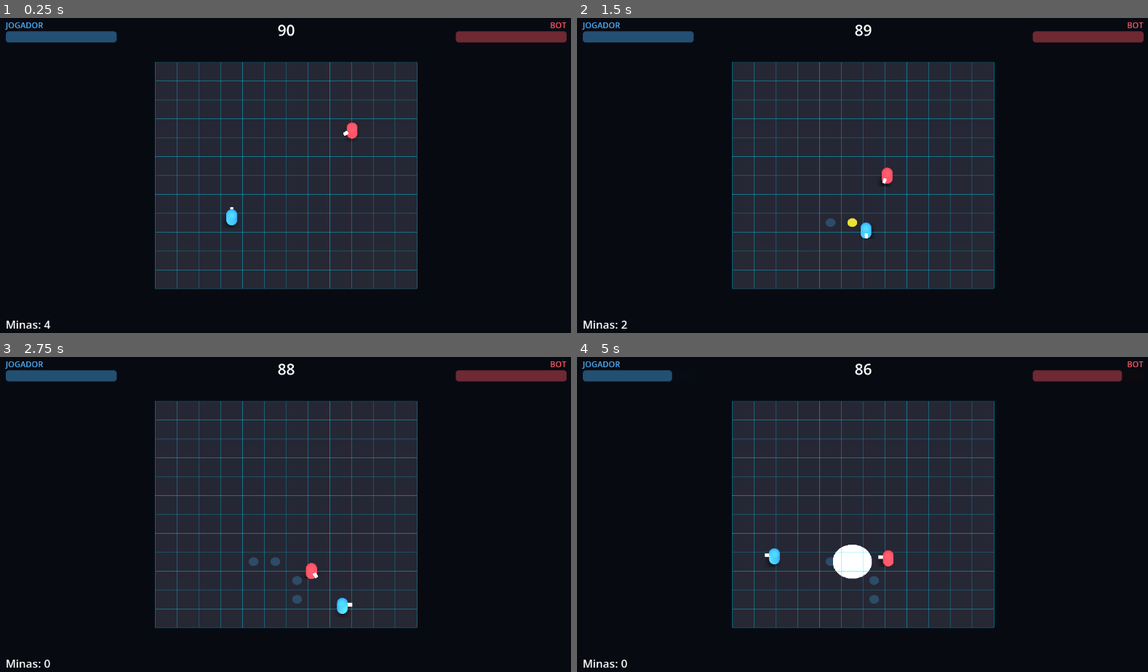
Above: before the commit, frames 1-4 (two rows, left to right).
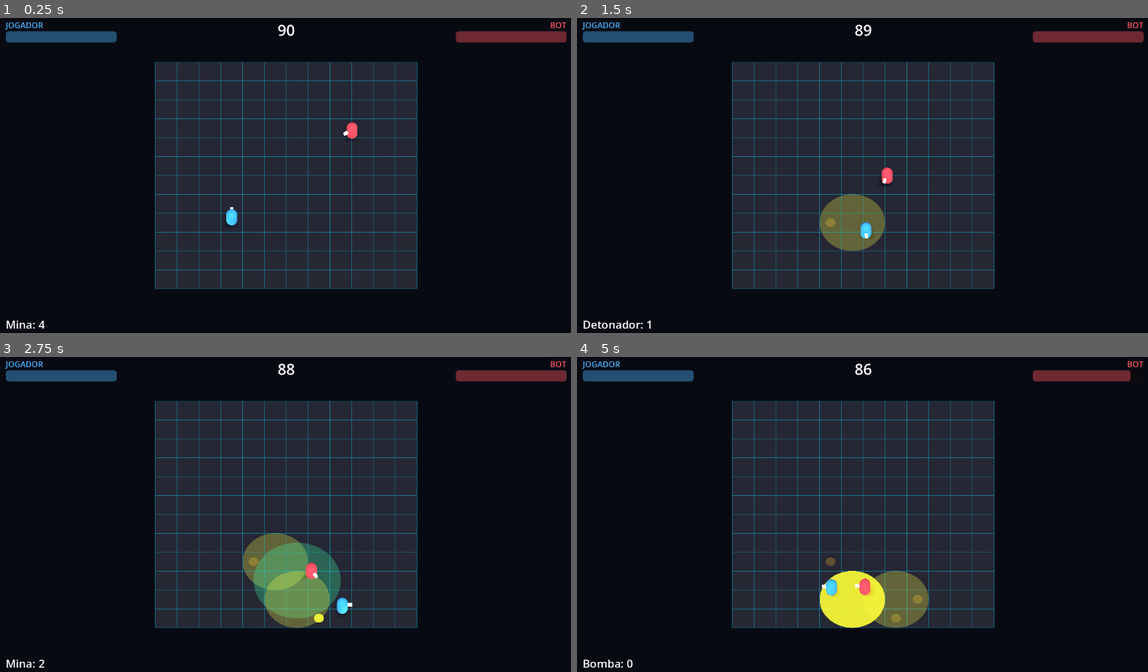
Above: after the commit, the same moments.

Repository: Philipe91/GamePh
Game: Godot game, scene res://scenes/arena/arena.tscn
Same seed, same stepped clock (60 frames per second), same inputs: the game is played once before the commit and once after it.
Inputs:
- Up to frame 1 (0.25 s): no input
- Up to frame 2 (1.5 s): hold D 0.53-1.28 s; hold F 0.53-1.28 s; tap Space at 0.77, 1.07 s; tap E at 0.8, 1.35 s; hold S from 1.28 s (still down)
- Up to frame 3 (2.75 s): tap Space at 1.52, 1.82, 2.3 s; tap Q at 1.55 s; release S at 2.03 s; hold D from 2.03 s (still down); hold Q from 2.03 s (still down)
- Up to frame 4 (5 s): release D at 2.78 s; release Q at 2.78 s; hold W 2.78-3.53 s; tap Space at 2.85, 3.02, 3.32, 3.77, 4.07, 4.52, 4.82 s; tap F at 3.05 s; hold F 3.53-4.28 s; hold A from 3.53 s (still down); tap E at 3.8, 4.35 s; tap Q at 4.55 s

The runs differ from the first frame. In frame 1, less than 0.1% of the frame differs, in the area x 5-9%, y 96-99%; in frame 2, 1.7%; in frame 3, 3.7%; in frame 4, 4.0%, in the area x 1-97%, y 4-99%.

Commit message:
Fase 3 bloco 1: arquitetura de armadilhas (.tres) + Bomba e Detonador (combo)
- StatsArmadilha (Resource): stats por .tres, balanceia sem codigo
- armadilha.gd generica: le o Resource e ramifica por tipo; mina/bomba/detonador
- Combo: mina e detonador acionam as Bombas do mesmo dono no raio (GDD)
- player.gd: inventario por TIPO, selecao (Q/E provisorio), plantar(tipo),
  botao de detonar (F/B); sinais inventario_mudou/selecao_mudou
- HUD mostra a armadilha selecionada e a contagem
- Mina antiga (cena/script dedicados) migrada pra base generica
- Decisoes da Fase 3 gravadas no GDD (menu radial, bot planta)
- Teste headless cobre combo bomba+detonador (13/13 passam)

Co-Authored-By: Claude Opus 4.8 (1M context) <noreply@anthropic.com>

Diff:
--- /dev/null
+++ b/resources/armadilhas/bomba.tres
@@ -0,0 +1,16 @@
+[gd_resource type="Resource" script_class="StatsArmadilha" load_steps=2 format=3]
+
+[ext_resource type="Script" path="res://scripts/stats_armadilha.gd" id="1"]
+
+[resource]
+script = ExtResource("1")
+tipo = "bomba"
+nome = "Bomba"
+cor = Color(1, 0.85, 0.2, 1)
+inventario_inicial = 4
+tempo_arma = 0.4
+tempo_retorno = 6.0
+raio_detector = 0.0
+raio_efeito = 3.0
+dano = 35.0
+knockback = 6.0
--- /dev/null
+++ b/resources/armadilhas/detonador.tres
@@ -0,0 +1,16 @@
+[gd_resource type="Resource" script_class="StatsArmadilha" load_steps=2 format=3]
+
+[ext_resource type="Script" path="res://scripts/stats_armadilha.gd" id="1"]
+
+[resource]
+script = ExtResource("1")
+tipo = "detonador"
+nome = "Detonador"
+cor = Color(0.2, 1, 0.5, 1)
+inventario_inicial = 1
+tempo_arma = 0.3
+tempo_retorno = 6.0
+raio_detector = 0.0
+raio_efeito = 4.0
+dano = 12.0
+knockback = 2.0
--- /dev/null
+++ b/resources/armadilhas/mina.tres
@@ -0,0 +1,16 @@
+[gd_resource type="Resource" script_class="StatsArmadilha" load_steps=2 format=3]
+
+[ext_resource type="Script" path="res://scripts/stats_armadilha.gd" id="1"]
+
+[resource]
+script = ExtResource("1")
+tipo = "mina"
+nome = "Mina"
+cor = Color(1, 0.55, 0.1, 1)
+inventario_inicial = 4
+tempo_arma = 0.5
+tempo_retorno = 6.0
+raio_detector = 0.7
+raio_efeito = 2.2
+dano = 20.0
+knockback = 3.5
--- a/scenes/arena/arena.gd
+++ b/scenes/arena/arena.gd
@@ -84,10 +84,10 @@
 	var falhas := 0
 
 	var coord := GridManager.world_to_grid(player.global_position)
-	falhas += _checar("plantar() retorna true", player.plantar())
+	falhas += _checar("plantar() retorna true", player.plantar("mina"))
 	falhas += _checar("tile fica ocupado", GridManager.tem_armadilha(coord))
-	falhas += _checar("inventario cai pra 3", player.minas_disponiveis == 3)
-	falhas += _checar("nao planta 2x no mesmo tile", not player.plantar())
+	falhas += _checar("inventario mina cai pra 3", int(player.inventario["mina"]) == 3)
+	falhas += _checar("nao planta 2x no mesmo tile", not player.plantar("mina"))
 
 	# Tira o player de cima da mina pra ela ficar livre pro bot pisar.
 	player.set_physics_process(false)
@@ -112,6 +112,24 @@
 		await get_tree().physics_frame
 	falhas += _checar("bot tomou dano ao pisar", bot.healer < vida_bot_antes)
 	falhas += _checar("tile liberado apos explodir", not GridManager.tem_armadilha(coord))
+
+	# Fase 3 bloco 1: combo Bomba + Detonador.
+	# Planta uma bomba e um detonador em tiles vizinhos; o detonador aciona a bomba.
+	var coord_b := Vector2i(2, 2)
+	var coord_d := Vector2i(3, 2)
+	player.global_position = GridManager.grid_to_world(coord_b)
+	falhas += _checar("planta bomba", player.plantar("bomba"))
+	player.global_position = GridManager.grid_to_world(coord_d)
+	falhas += _checar("planta detonador", player.plantar("detonador"))
+	await get_tree().create_timer(0.6).timeout  # arma bomba (0,4s) e detonador (0,3s)
+	# Bot no tile da bomba pra confirmar o dano em área do combo.
+	bot.global_position = GridManager.grid_to_world(coord_b)
+	var vida_bot_combo: float = bot.healer
+	player.acionar_detonadores()
+	await get_tree().physics_frame
+	await get_tree().physics_frame
+	falhas += _checar("combo: bomba explode pelo detonador", not GridManager.tem_armadilha(coord_b))
+	falhas += _checar("combo: bot toma dano em area", bot.healer < vida_bot_combo)
 
 	# Bloco 5: regras de vitória.
 	GameManager.iniciar_partida([player, bot])
--- a/scenes/characters/player.gd
+++ b/scenes/characters/player.gd
@@ -1,28 +1,44 @@
 extends "res://scenes/characters/combatente.gd"
-## Player — personagem jogável do vertical slice.
+## Player — personagem jogável.
 ##
-## Herda de Combatente (Healer, dano, knockback, grupo). Aqui fica só o que é do
-## jogador: movimento LIVRE no plano XZ (WASD + analógico esquerdo) e o plantio de
-## Minas (inventário de 4, com recarga em 6s após explodir — GDD seção 6 / bloco 3).
+## Herda de Combatente (Healer, dano, knockback, grupo). Aqui fica o movimento LIVRE
+## (WASD + analógico) e o sistema de armadilhas: inventário por TIPO, seleção da ativa
+## e plantio com snap no tile (GDD seção 6). A seleção por menu radial entra no bloco 3;
+## por ora troca-se com Q/E (teclado) só pra testar os tipos.
 
-## Emitido quando o inventário de minas muda (pra HUD ouvir no bloco 5).
-signal minas_mudou(atual: int, maximo: int)
+## Inventário de um tipo mudou (pra HUD).
+signal inventario_mudou(tipo: String, atual: int, maximo: int)
+## Armadilha selecionada mudou (pra HUD).
+signal selecao_mudou(tipo: String)
 
-const VELOCIDADE: float = 7.0       # unidades/seg (3.5 tiles/seg com tile de 2u)
-const ZONA_MORTA: float = 0.2       # deadzone do analógico
-const MINAS_MAX: int = 4
-const TEMPO_RETORNO_MINA: float = 6.0
-const CENA_MINA := preload("res://scenes/traps/mina.tscn")
+const VELOCIDADE: float = 7.0
+const ZONA_MORTA: float = 0.2
 
-var minas_disponiveis: int = MINAS_MAX
+const CENA_ARMADILHA := preload("res://scenes/traps/armadilha.tscn")
+## Stats (.tres) de cada tipo disponível. Cresce nos próximos blocos da Fase 3.
+const STATS := {
+	"mina": preload("res://resources/armadilhas/mina.tres"),
+	"bomba": preload("res://resources/armadilhas/bomba.tres"),
+	"detonador": preload("res://resources/armadilhas/detonador.tres"),
+}
+## Ordem de ciclo da seleção.
+const ORDEM: Array[String] = ["mina", "bomba", "detonador"]
 
-var _plantar_antes: bool = false    # borda do botão de plantar (dispara 1x por toque)
+var inventario: Dictionary = {}      # tipo -> quantidade disponível
+var selecao: String = "mina"
+
+var _plantar_antes: bool = false
+var _detonar_antes: bool = false
+var _ciclo_antes: int = 0            # borda de Q/E (-1 prev, +1 next)
 
 
 func _ready() -> void:
 	super._ready()
-	minas_disponiveis = MINAS_MAX
-	minas_mudou.emit(minas_disponiveis, MINAS_MAX)
+	for tipo in ORDEM:
+		inventario[tipo] = STATS[tipo].inventario_inicial
+		inventario_mudou.emit(tipo, inventario[tipo], STATS[tipo].inventario_inicial)
+	selecao = "mina"
+	selecao_mudou.emit(selecao)
 
 
 func _physics_process(_delta: float) -> void:
@@ -31,16 +47,13 @@
 	velocity.z = dir.y * VELOCIDADE
 	velocity.y = 0.0
 	move_and_slide()
-	position.y = ALTURA_PISO  # trava no plano do chão (movimento top-down)
-	# Vira pra direção do movimento (frente = -Z). Útil p/ mira e Painel de Força depois.
+	position.y = ALTURA_PISO
 	if dir.length() > 0.01:
 		var alvo := atan2(-velocity.x, -velocity.z)
 		rotation.y = lerp_angle(rotation.y, alvo, 0.25)
-	_ler_plantar()
+	_ler_acoes()
 
 
-## Lê WASD + analógico esquerdo (1º gamepad). Retorna Vector2 (x=lateral, y=frente/trás),
-## com magnitude no máximo 1. y negativo = "pra cima na tela" (-Z no mundo).
 func _obter_direcao() -> Vector2:
 	var dir := Vector2.ZERO
 	if Input.is_physical_key_pressed(KEY_D):
@@ -60,37 +73,72 @@
 	return dir.limit_length(1.0)
 
 
-## Botão de plantar (Espaço no teclado, A/cross no gamepad), com detecção de borda.
-func _ler_plantar() -> void:
-	var pressionado := Input.is_physical_key_pressed(KEY_SPACE) \
+## Lê plantar (Espaço/A), detonar (F/B) e ciclar seleção (Q/E), todos por borda.
+func _ler_acoes() -> void:
+	var plantar_p := Input.is_physical_key_pressed(KEY_SPACE) \
 		or Input.is_joy_button_pressed(0, JOY_BUTTON_A)
-	if pressionado and not _plantar_antes:
+	if plantar_p and not _plantar_antes:
 		plantar()
-	_plantar_antes = pressionado
+	_plantar_antes = plantar_p
+
+	var detonar_p := Input.is_physical_key_pressed(KEY_F) \
+		or Input.is_joy_button_pressed(0, JOY_BUTTON_B)
+	if detonar_p and not _detonar_antes:
+		acionar_detonadores()
+	_detonar_antes = detonar_p
+
+	var ciclo := 0
+	if Input.is_physical_key_pressed(KEY_E):
+		ciclo = 1
+	elif Input.is_physical_key_pressed(KEY_Q):
+		ciclo = -1
+	if ciclo != 0 and _ciclo_antes == 0:
+		trocar_selecao(ciclo)
+	_ciclo_antes = ciclo
 
 
-## Tenta plantar uma Mina no tile atual do player. Faz o snap pelo GridManager.
-## Retorna true se plantou. Público pra entrada e pros testes automatizados.
-func plantar() -> bool:
-	if minas_disponiveis <= 0:
+## Troca a armadilha selecionada (passo +1/-1 na ORDEM).
+func trocar_selecao(passo: int) -> void:
+	var i := ORDEM.find(selecao)
+	i = (i + passo + ORDEM.size()) % ORDEM.size()
+	selecao = ORDEM[i]
+	selecao_mudou.emit(selecao)
+
+
+## Planta a armadilha do tipo dado (ou a selecionada). Faz snap no tile. Retorna true.
+func plantar(tipo: String = "") -> bool:
+	if tipo == "":
+		tipo = selecao
+	if int(inventario.get(tipo, 0)) <= 0:
 		return false
 	var coord := GridManager.world_to_grid(global_position)
 	if not GridManager.pode_plantar(coord):
-		return false  # fora do grid ou tile já ocupado
-	var mina := CENA_MINA.instantiate()
-	mina.dono_id = id_jogador
-	mina.coord_grid = coord
-	get_parent().add_child(mina)                      # vai pra arena, não fica preso ao player
-	mina.global_position = GridManager.grid_to_world(coord)  # snap no centro do tile
-	GridManager.registrar_armadilha(coord, id_jogador, "mina", mina)
-	mina.consumida.connect(_ao_mina_consumida)
-	minas_disponiveis -= 1
-	minas_mudou.emit(minas_disponiveis, MINAS_MAX)
+		return false
+	var a := CENA_ARMADILHA.instantiate()
+	a.stats = STATS[tipo]
+	a.dono_id = id_jogador
+	a.coord_grid = coord
+	a.direcao_plantio = -global_transform.basis.z  # frente atual (pro Painel)
+	get_parent().add_child(a)
+	a.global_position = GridManager.grid_to_world(coord)
+	GridManager.registrar_armadilha(coord, id_jogador, tipo, a)
+	a.consumida.connect(_ao_armadilha_consumida.bind(tipo))
+	inventario[tipo] = int(inventario[tipo]) - 1
+	inventario_mudou.emit(tipo, inventario[tipo], STATS[tipo].inventario_inicial)
 	return true
 
 
-## Quando uma mina explode, ela volta ao inventário após TEMPO_RETORNO_MINA (GDD).
-func _ao_mina_consumida() -> void:
-	await get_tree().create_timer(TEMPO_RETORNO_MINA).timeout
-	minas_disponiveis = mini(minas_disponiveis + 1, MINAS_MAX)
-	minas_mudou.emit(minas_disponiveis, MINAS_MAX)
+## Aciona todos os Detonadores armados deste jogador (botão de detonar).
+func acionar_detonadores() -> void:
+	for a in get_tree().get_nodes_in_group("armadilhas"):
+		if not is_instance_valid(a):
+			continue
+		if a.dono_id == id_jogador and a.stats.tipo == "detonador" and a.has_method("acionar"):
+			a.acionar()
+
+
+## Recarrega 1 unidade do tipo após o tempo de retorno (GDD).
+func _ao_armadilha_consumida(tipo: String) -> void:
+	await get_tree().create_timer(STATS[tipo].tempo_retorno).timeout
+	inventario[tipo] = mini(int(inventario[tipo]) + 1, int(STATS[tipo].inventario_inicial))
+	inventario_mudou.emit(tipo, inventario[tipo], STATS[tipo].inventario_inicial)
--- /dev/null
+++ b/scenes/traps/armadilha.gd
@@ -0,0 +1,133 @@
+extends Area3D
+## Armadilha — base genérica das 6 armadilhas (GDD seção 6). Configurada por um
+## StatsArmadilha (.tres); ramifica o comportamento por `stats.tipo`.
+##
+## Bloco 1 (Fase 3) implementa os tipos explosivos: mina, bomba, detonador + combo.
+## cova/painel/gas entram no bloco 2.
+##
+## Acoplamento solto: NÃO referencia Player/Bot. Detecta corpos pela Area3D e age via
+## has_method; acha alvos/combos pelos grupos "combatentes" e "armadilhas".
+
+const StatsArmadilha := preload("res://scripts/stats_armadilha.gd")
+
+## Avisa o dono que a armadilha saiu de jogo (recarrega o inventário do tipo).
+signal consumida
+
+enum Estado { ARMANDO, ARMADA, EXPLODIDA }
+
+@export var stats: StatsArmadilha
+@export var dono_id: int = 1
+
+## Tile onde foi plantada (pra liberar a ocupação ao sair).
+var coord_grid: Vector2i = Vector2i.ZERO
+## Direção que o dono olhava ao plantar (usada pelo Painel de Força — bloco 2).
+var direcao_plantio: Vector3 = Vector3.FORWARD
+## Gatilho cancelado por Caution Mode/desarme (bloco 4).
+var desarmada: bool = false
+
+var _estado: int = Estado.ARMANDO
+@onready var detector: CollisionShape3D = $Detector
+@onready var marca: MeshInstance3D = $Marca
+
+
+func _ready() -> void:
+	add_to_group("armadilhas")
+	position.y = 0.1
+	_preparar_visual_e_forma()
+	body_entered.connect(_ao_corpo_entrar)
+	_pintar(Color(1.0, 0.55, 0.1, 0.9), 0.9)  # armando: aviso laranja
+	await get_tree().create_timer(stats.tempo_arma).timeout
+	if _estado != Estado.ARMANDO:
+		return
+	_estado = Estado.ARMADA
+	_ao_armar()
+
+
+## Ajusta o raio do gatilho e o tamanho/cor do marcador a partir do Resource.
+func _preparar_visual_e_forma() -> void:
+	var forma: CylinderShape3D = detector.shape.duplicate()
+	forma.radius = maxf(stats.raio_detector, 0.05)  # 0 = não dispara por pisar
+	detector.shape = forma
+	marca.material_override = marca.material_override.duplicate()
+	# Nas armadilhas de área (sem gatilho de pisar), o disco mostra o footprint.
+	var r := stats.raio_efeito if stats.raio_detector <= 0.05 else 0.45
+	var escala := maxf(r, 0.45) / 0.45
+	marca.scale = Vector3(escala, 1.0, escala)
+
+
+func _ao_armar() -> void:
+	# Armada: discreta na cor do tipo (quase invisível pro inimigo — GDD).
+	var c := stats.cor
+	_pintar(Color(c.r, c.g, c.b, 0.28), 0.25)
+
+
+func _ao_corpo_entrar(corpo: Node) -> void:
+	if _estado != Estado.ARMADA or desarmada:
+		return
+	if not corpo.has_method("receber_dano"):
+		return
+	if int(corpo.get("id_jogador")) == dono_id:
+		return  # o dono não dispara a própria armadilha ao pisar
+	match stats.tipo:
+		"mina":
+			_detonar()
+		# bomba/detonador não disparam por pisar; cova/painel/gas: bloco 2.
+
+
+## Acionada externamente pelo combo (mina/detonador do MESMO dono no raio — GDD).
+func detonar_externamente() -> void:
+	if _estado != Estado.ARMADA or desarmada:
+		return
+	_detonar()
+
+
+## Acionada pelo dono ao apertar o botão de detonar (Detonador — GDD).
+func acionar() -> void:
+	if _estado != Estado.ARMADA or desarmada:
+		return
+	_detonar()
+
+
+func _detonar() -> void:
+	_estado = Estado.EXPLODIDA
+	GridManager.remover_armadilha(coord_grid)
+	consumida.emit()
+	# Combo: mina e detonador acionam as BOMBAS do mesmo dono dentro do raio (GDD).
+	if stats.tipo == "mina" or stats.tipo == "detonador":
+		_acionar_bombas_no_raio()
+	# Dano + knockback em todos os combatentes no raio (inclui o dono — GDD).
+	for c in get_tree().get_nodes_in_group("combatentes"):
+		if not is_instance_valid(c):
+			continue
+		if global_position.distance_to(c.global_position) > stats.raio_efeito:
+			continue
+		if c.has_method("receber_dano"):
+			c.receber_dano(stats.dano)
+		if stats.knockback > 0.0 and c.has_method("aplicar_empurrao"):
+			c.aplicar_empurrao(c.global_position - global_position, stats.knockback)
+	_mostrar_explosao()
+
+
+func _acionar_bombas_no_raio() -> void:
+	for a in get_tree().get_nodes_in_group("armadilhas"):
+		if a == self or not is_instance_valid(a):
+			continue
+		if a.dono_id != dono_id or a.stats.tipo != "bomba":
+			continue
+		if global_position.distance_to(a.global_position) <= stats.raio_efeito:
+			a.detonar_externamente()
+
+
+func _mostrar_explosao() -> void:
+	_pintar(Color(1.0, 0.9, 0.4, 1.0), 3.0)
+	var e := maxf(stats.raio_efeito, 0.6) / 0.45
+	marca.scale = Vector3(e, 1.0, e)
+	await get_tree().create_timer(0.35).timeout
+	queue_free()
+
+
+func _pintar(cor: Color, energia: float) -> void:
+	var mat: StandardMaterial3D = marca.material_override
+	mat.albedo_color = cor
+	mat.emission = Color(cor.r, cor.g, cor.b)
+	mat.emission_energy_multiplier = energia
--- a/scenes/traps/mina.tscn
+++ b/scenes/traps/armadilha.tscn
@@ -1,6 +1,6 @@
-[gd_scene load_steps=5 format=3 uid="uid://b1mina0vault01"]
+[gd_scene load_steps=5 format=3 uid="uid://barmadilha0v01"]
 
-[ext_resource type="Script" path="res://scenes/traps/mina.gd" id="1"]
+[ext_resource type="Script" path="res://scenes/traps/armadilha.gd" id="1"]
 
 [sub_resource type="CylinderShape3D" id="Shape_det"]
 radius = 0.7
@@ -18,7 +18,7 @@
 emission = Color(1, 0.45, 0.1, 1)
 emission_energy_multiplier = 0.8
 
-[node name="Mina" type="Area3D"]
+[node name="Armadilha" type="Area3D"]
 collision_layer = 0
 collision_mask = 1
 script = ExtResource("1")
--- a/scenes/traps/mina.gd
+++ /dev/null
@@ -1,88 +0,0 @@
-extends Area3D
-## Mina — a única armadilha do vertical slice (GDD seção 6).
-##
-## Comportamento (CLAUDE.md bloco 3):
-##  - Plantada pelo dono no centro do tile (o snap é feito por quem planta).
-##  - Arma após 0,5s; antes disso é inerte e fica visível só como aviso.
-##  - Quando um inimigo (id diferente do dono) entra no tile, explode:
-##    dano + knockback em todos os combatentes no raio (inclui o dono — GDD).
-##  - Acoplamento solto: NÃO referencia o Player. Detecta corpos pela Area3D e
-##    chama receber_dano/aplicar_empurrao via has_method; acha alvos do raio pelo
-##    grupo "combatentes".
-##
-## Obs. de design: o GDD lista só "dano" pra Mina, mas o CLAUDE.md do slice pede
-## dano + knockback pra dar feel. Seguimos o CLAUDE.md (spec explícita da tarefa).
-
-## Avisa o dono que a mina saiu de jogo (pra recarregar o inventário em 6s).
-signal consumida
-
-const TEMPO_ARMA: float = 0.5       # atraso até armar (inerte antes disso)
-const DANO: float = 20.0
-const RAIO_EXPLOSAO: float = 2.2    # alcance estreito (GDD)
-const FORCA_KNOCKBACK: float = 3.5
-const ALTURA: float = 0.1
-
-enum Estado { ARMANDO, ARMADA, EXPLODIDA }
-
-## Time dono da mina (não dispara nas próprias pernas).
-@export var dono_id: int = 1
-## Tile onde foi plantada (pra liberar a ocupação no GridManager ao explodir).
-var coord_grid: Vector2i = Vector2i.ZERO
-
-var _estado: Estado = Estado.ARMANDO
-@onready var marca: MeshInstance3D = $Marca
-
-
-func _ready() -> void:
-	position.y = ALTURA
-	# Material próprio por instância (não compartilhar a cor entre minas).
-	marca.material_override = marca.material_override.duplicate()
-	_pintar(Color(1.0, 0.55, 0.1, 0.9), 0.8)  # armando: laranja visível (aviso)
-	body_entered.connect(_ao_corpo_entrar)
-	await get_tree().create_timer(TEMPO_ARMA).timeout
-	if _estado == Estado.ARMANDO:
-		_estado = Estado.ARMADA
-		# Armada: discreta, quase invisível pro inimigo (GDD).
-		_pintar(Color(0.2, 0.6, 1.0, 0.25), 0.2)
-
-
-func _ao_corpo_entrar(corpo: Node) -> void:
-	if _estado != Estado.ARMADA:
-		return
-	if not corpo.has_method("receber_dano"):
-		return
-	if corpo.get("id_jogador") == dono_id:
-		return  # o dono não dispara a própria mina
-	_detonar()
-
-
-func _detonar() -> void:
-	_estado = Estado.EXPLODIDA
-	GridManager.remover_armadilha(coord_grid)
-	consumida.emit()
-	# Dano + knockback em todos os combatentes dentro do raio (inclui o dono — GDD).
-	for c in get_tree().get_nodes_in_group("combatentes"):
-		if not is_instance_valid(c):
-			continue
-		if global_position.distance_to(c.global_position) > RAIO_EXPLOSAO:
-			continue
-		if c.has_method("receber_dano"):
-			c.receber_dano(DANO)
-		if c.has_method("aplicar_empurrao"):
-			c.aplicar_empurrao(c.global_position - global_position, FORCA_KNOCKBACK)
-	_mostrar_explosao()
-
-
-## Flash visual simples da explosão e some.
-func _mostrar_explosao() -> void:
-	_pintar(Color(1.0, 0.9, 0.4, 1.0), 3.0)
-	marca.scale = Vector3(4.0, 1.0, 4.0)
-	await get_tree().create_timer(0.35).timeout
-	queue_free()
-
-
-func _pintar(cor: Color, energia: float) -> void:
-	var mat: StandardMaterial3D = marca.material_override
-	mat.albedo_color = cor
-	mat.emission = Color(cor.r, cor.g, cor.b)
-	mat.emission_energy_multiplier = energia
--- a/scenes/ui/hud.gd
+++ b/scenes/ui/hud.gd
@@ -10,6 +10,8 @@
 @onready var lbl_minas: Label = $MinasLabel
 @onready var lbl_fim: Label = $FimLabel
 
+var _jogador: Node = null
+
 
 func _ready() -> void:
 	lbl_fim.visible = false
@@ -17,14 +19,35 @@
 	GameManager.partida_acabou.connect(_ao_partida_acabar)
 
 
-## Liga as barras aos Healers e o contador às minas do jogador.
+## Liga as barras aos Healers e o contador à armadilha selecionada do jogador.
 func configurar(p1: Node, p2: Node) -> void:
+	_jogador = p1
 	p1.healer_mudou.connect(func(atual: float, _maximo: float): barra_p1.value = atual)
 	p2.healer_mudou.connect(func(atual: float, _maximo: float): barra_p2.value = atual)
-	p1.minas_mudou.connect(func(atual: int, _maximo: int): lbl_minas.text = "Minas: %d" % atual)
+	p1.inventario_mudou.connect(_ao_inventario_mudar)
+	p1.selecao_mudou.connect(_ao_selecao_mudar)
 	barra_p1.value = p1.healer
 	barra_p2.value = p2.healer
-	lbl_minas.text = "Minas: %d" % p1.minas_disponiveis
+	_atualizar_label_armadilha()
+
+
+## Mostra "Nome: quantidade" da armadilha selecionada (rodapé esquerdo).
+func _atualizar_label_armadilha() -> void:
+	if _jogador == null:
+		return
+	var sel: String = _jogador.selecao
+	var qtd: int = int(_jogador.inventario.get(sel, 0))
+	var nome: String = _jogador.STATS[sel].nome
+	lbl_minas.text = "%s: %d" % [nome, qtd]
+
+
+func _ao_inventario_mudar(tipo: String, _atual: int, _maximo: int) -> void:
+	if _jogador != null and tipo == _jogador.selecao:
+		_atualizar_label_armadilha()
+
+
+func _ao_selecao_mudar(_tipo: String) -> void:
+	_atualizar_label_armadilha()
 
 
 func _ao_tempo_mudar(restante: float) -> void:
--- /dev/null
+++ b/scripts/stats_armadilha.gd
@@ -0,0 +1,41 @@
+extends Resource
+## StatsArmadilha — parâmetros de uma armadilha (GDD seção 6.4).
+##
+## Cada armadilha é um .tres com estes campos. A cena genérica `armadilha.tscn`
+## lê o Resource e ramifica o comportamento por `tipo`. Assim dá pra balancear sem
+## mexer em código (CLAUDE.md regra 4). Campos específicos ficam zerados quando não
+## se aplicam ao tipo.
+class_name StatsArmadilha
+
+## Tipo: "mina" | "bomba" | "detonador" | "gas" | "cova" | "painel".
+@export var tipo: String = "mina"
+@export var nome: String = "Mina"
+## Cor do marcador/aviso (e da fatia no menu radial).
+@export var cor: Color = Color(1.0, 0.55, 0.1)
+## Quantas começam no inventário do dono.
+@export var inventario_inicial: int = 4
+## Atraso (s) entre plantar e ficar ativa. Antes disso é inerte.
+@export var tempo_arma: float = 0.5
+## Tempo (s) até voltar pro inventário depois de usada.
+@export var tempo_retorno: float = 6.0
+
+## Raio (m) do gatilho "inimigo pisou" (Area3D). 0 = não dispara por pisar.
+@export var raio_detector: float = 0.7
+## Raio (m) do efeito (dano/explosão/veneno/arremesso).
+@export var raio_efeito: float = 2.2
+@export var dano: float = 20.0
+@export var knockback: float = 3.5
+
+## --- Específicos de tipo ---
+## Gás: tempo (s) após armar até começar a emitir veneno. 0 = não auto-emite.
+@export var auto_emite_apos: float = 0.0
+## Gás: por quanto tempo (s) o veneno fica ativo no chão.
+@export var duracao_efeito: float = 0.0
+## Cova/Gás: segundos imobilizado ao ser pego.
+@export var imobiliza: float = 0.0
+## Gás: fator de velocidade aplicado (0.5 = metade). 1.0 = sem slow.
+@export var slow_fator: float = 1.0
+## Gás: duração (s) do slow.
+@export var slow_duracao: float = 0.0
+## Painel de Força: força do arremesso na direção que o dono olhava ao plantar.
+@export var arremesso: float = 0.0
Not shown, changed: .claude/settings.local.json
Not shown, added: autoloads/game_manager.gd.uid
Not shown, added: scenes/characters/bot.gd.uid
Not shown, added: scenes/characters/combatente.gd.uid
Not shown, added: scenes/ui/hud.gd.uid
Not shown, changed: GDD.md
